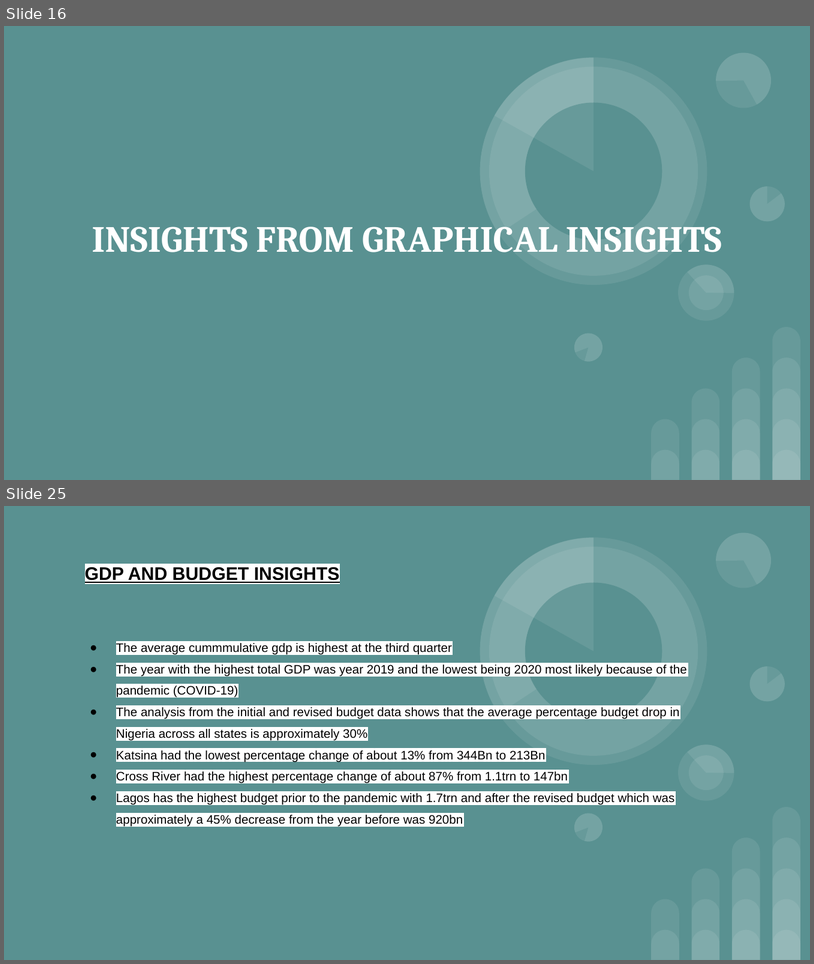
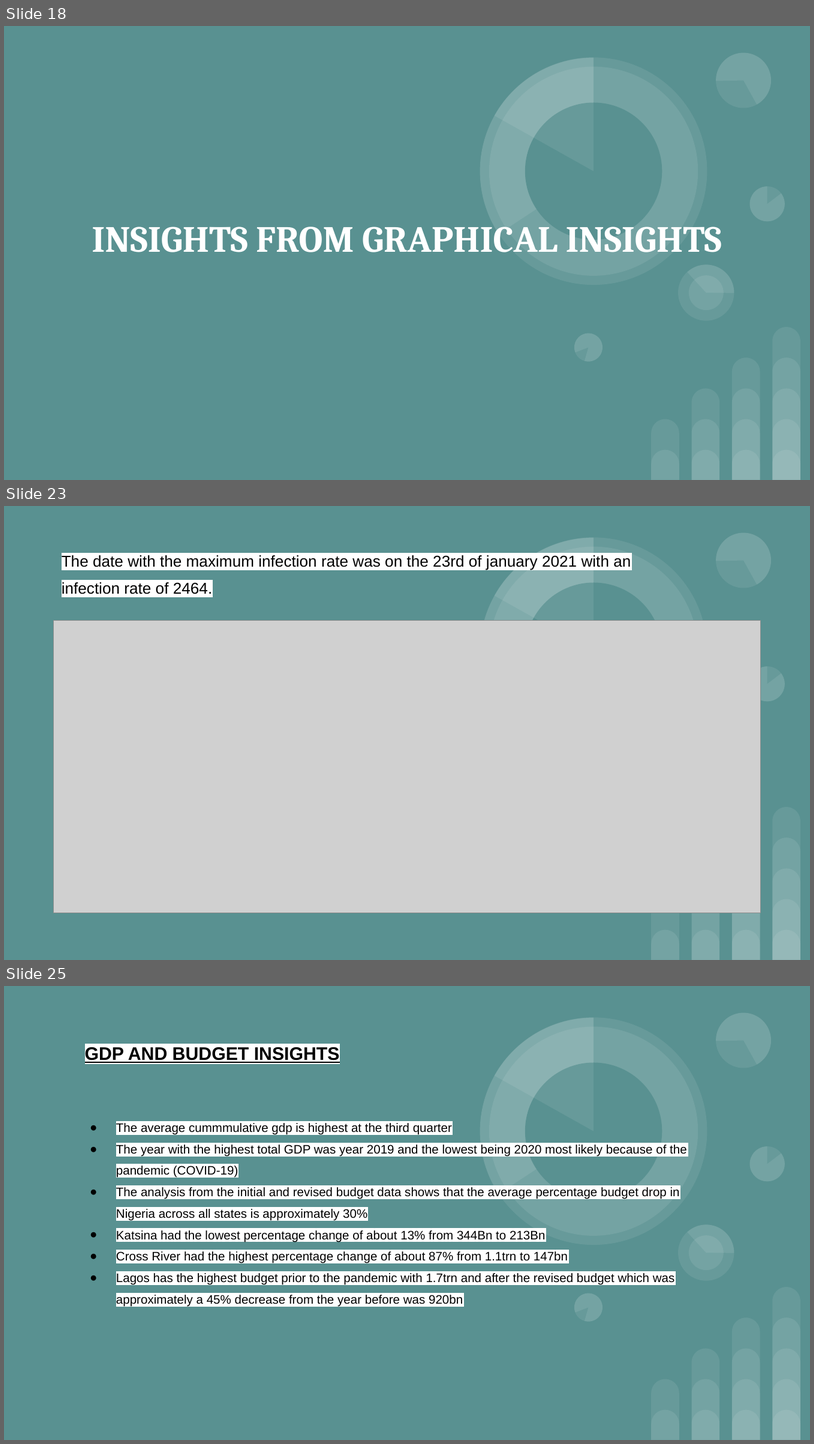
Before and after one commit to Adeleye-Emmanuel/covid19_data_analysis, a slide deck: Covid-19 Executive_Summary.pptx. Shown one above the other, each under a label of ours: slides 16 and 25 before the commit, slides 18, 23 and 25 after it; the slides between them are not shown. The pictures are 814x964 and 814x1444 pixels, drawn with LibreOffice and Linux fonts; fonts in the diff are those of the drawing; grey boxes stand for pictures. Boxes give left, top, right and bottom in pixels: in the first picture for what was removed or moved away, otherwise in the second. Text is boxed around its words. In the diff, an @@ line names an element or a change of style, - is before the commit and + after.

```diff
--- a/Covid-19 Executive_Summary.pptx
+++ b/Covid-19 Executive_Summary.pptx
@@ slide 23 added at bbox=[4, 506, 810, 960], background #599191; not listed: 23 template elements that a slide beside it also shows @@
@@ title added at bbox=[62, 555, 631, 594], 14 pt, text #000000 @@
+The date with the maximum infection rate was on the 23rd of january 2021 with an infection rate of 2464.
@@ picture added at bbox=[53, 621, 761, 913] @@
@@ what was slide 16 is now slide 18 @@
```
Also in this commit, not shown: 10 slides changed, 5 other slides added, 6 slides removed, 1 other file.
